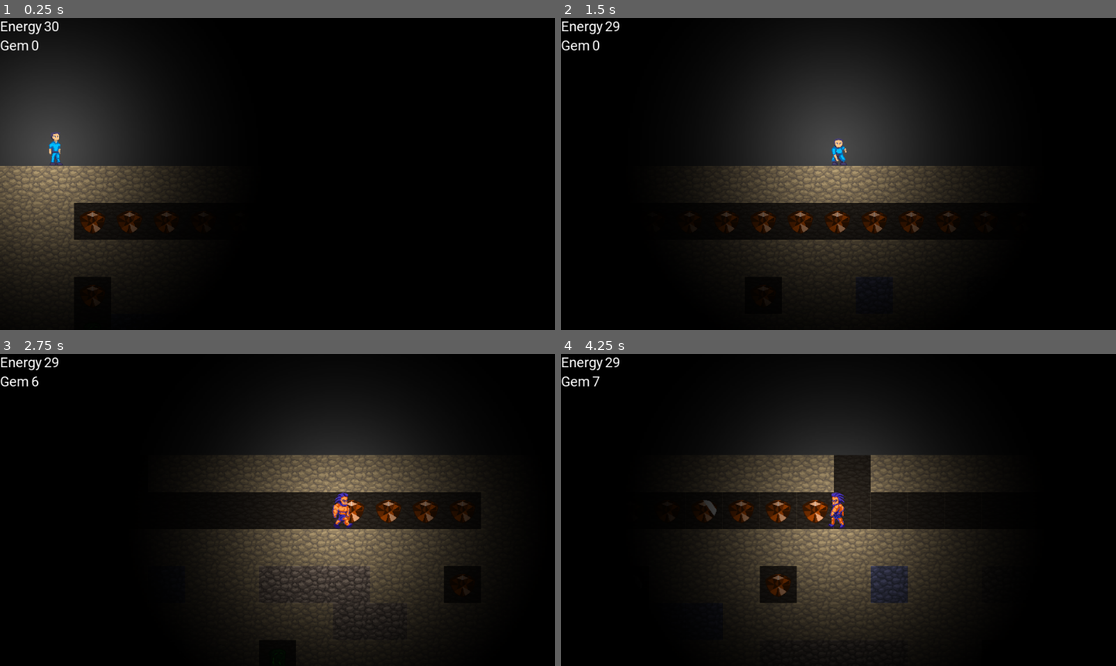
Above: before the commit, frames 1-4 (two rows, left to right).
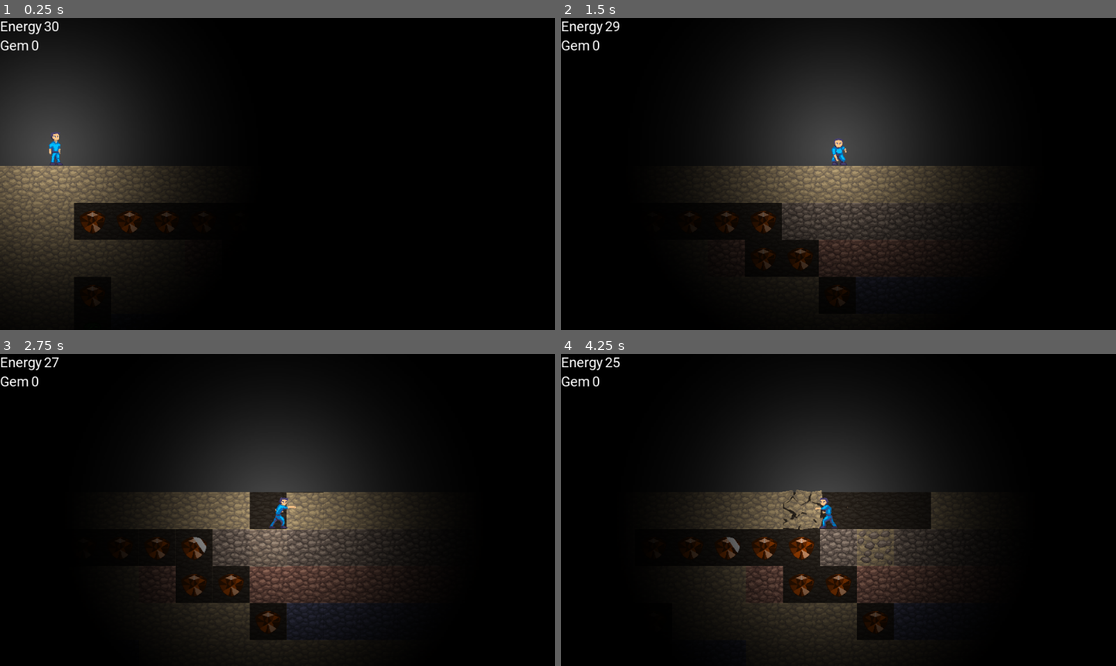
Above: after the commit, the same moments.

Repository: jusw85/ld48-godot
Game: Godot game, scene res://main.tscn
Same seed, same stepped clock (60 frames per second), same inputs: the game is played once before the commit and once after it.
Inputs:
- Up to frame 1 (0.25 s): no input
- Up to frame 2 (1.5 s): tap Enter at 0.5 s; hold Right (ui_right) 0.53-1.28 s; hold Down (ui_down) from 1.28 s (still down)
- Up to frame 3 (2.75 s): release Down (ui_down) at 2.03 s; hold Right (ui_right) from 2.03 s (still down)
- Up to frame 4 (4.25 s): release Right (ui_right) at 2.78 s; hold Up (ui_up) 2.78-3.53 s; hold Left (ui_left) from 3.53 s (still down)

The runs differ from the first frame. In frame 2, 3.4% of the frame differs, in the area x 33-71%, y 59-88%; in frame 3, 19%, in the area x 5-88%, y 1-99%; in frame 4, 14%.

Commit message:
Add punch strength

Diff:
--- a/level/level.tscn
+++ b/level/level.tscn
@@ -15,7 +15,7 @@
 [node name="TileMap" type="TileMap" parent="."]
 tile_set = ExtResource( 1 )
 format = 1
-tile_data = PoolIntArray( 0, 4, 1, 1, 4, 1, 2, 4, 1, 3, 4, 1 …(214 unchanged characters)…  1, 0, 65541, 1, 0, 65542, 1, 0, 65543, 1, 0, 65544, 1, 0, 65545, 1, 0, 65546, 1, 0, 65547, 1, 0, 65548, 1, 0, 65549, 1, 0, 65550, 1, 0, 65551, 1, 0, 65552, 1, 0, 65553, 1, 0, 65554, 4, 1, 65555, 4, 1, 131072, 4, 1, 131073, 4, 1, 131074, 4, 1, 131075, 4, 1, 131076, 4, 1, 131077, 4, 1, 131078, 4, 1, 131079, 4, 1, 131080, 4, 1, 131081, 4, 1, 131082, 4, 1, 131083, 4, 1, 131084, 4, 1, 131085, 4, 1, 131086, 4, 1, 131087, 4, 1, 131088, 4, 1, 131089, 4, 1, 131090, 4, 1, 131091, 4, 1, 196608, 4, 1, 196609, 4, 1, 196610, 1, 0, 196611, 4, 1, 196612, 4, 1, 196613, 4, 1, 196614, 1, 0, 196615, 4, 1, 196616, 4, 1, 196617, 4, 7, 196618, 4, 1, 196619, 4, 1, 196620, 4, 3, 196621, 4, 3, 196622, 4, 3, 196623, 4, 1, 196624, 4, 1, 196625, 1, 0, 196626, 4, …(8150 unchanged characters)…
+tile_data = PoolIntArray( 0, 4, 1, 1, 4, 1, 2, 4, 1, 3, 4, 1 …(214 unchanged characters)…  1, 0, 65541, 1, 0, 65542, 1, 0, 65543, 4, 3, 65544, 4, 3, 65545, 4, 3, 65546, 4, 3, 65547, 4, 3, 65548, 4, 3, 65549, 4, 3, 65550, 4, 1, 65551, 4, 1, 65552, 4, 1, 65553, 4, 1, 65554, 4, 1, 65555, 4, 1, 131072, 4, 1, 131073, 4, 1, 131074, 4, 1, 131075, 4, 1, 131076, 4, 1, 131077, 4, 5, 131078, 1, 0, 131079, 1, 0, 131080, 4, 5, 131081, 4, 5, 131082, 4, 5, 131083, 4, 5, 131084, 4, 5, 131085, 4, 5, 131086, 4, 1, 131087, 4, 1, 131088, 4, 1, 131089, 4, 1, 131090, 4, 1, 131091, 4, 1, 196608, 4, 1, 196609, 4, 1, 196610, 1, 0, 196611, 4, 1, 196612, 4, 1, 196613, 4, 1, 196614, 4, 1, 196615, 4, 1, 196616, 1, 0, 196617, 4, 7, 196618, 4, 7, 196619, 4, 7, 196620, 4, 7, 196621, 4, 7, 196622, 4, 7, 196623, 4, 7, 196624, 4, 1, 196625, 1, 0, 196626, 4, …(8150 unchanged characters)…
 
 [node name="LeftBounds" type="StaticBody2D" parent="."]
 
--- a/player/player.gd
+++ b/player/player.gd
@@ -17,6 +17,7 @@
 export var gravity := 500.0
 export var start_fuel := 30
 export var xp_to_level := [2, 4, 6]
+export var punch_strength := [1, 2, 3, 4]
 
 var fuel: int
 var gem := 0
@@ -181,7 +182,7 @@
 				rock_id == 3:
 				_spawn_rockbreak(tileinfo, rock_id)
 			var new_autotile = tileinfo.autotile_id
-			new_autotile.x -= 1
+			new_autotile.x -= punch_strength[xp_level]
 			tilemap.set_cell(tileinfo.grid_pos.x, tileinfo.grid_pos.y, \
 				tileinfo.tile_id, false, false, false, new_autotile)
 		return true
@@ -218,7 +219,7 @@
 				rock_id == 3:
 				_spawn_rockbreak(tileinfo, rock_id)
 			var new_autotile = tileinfo.autotile_id
-			new_autotile.x -= 1
+			new_autotile.x -= punch_strength[xp_level]
 			tilemap.set_cell(tileinfo.grid_pos.x, tileinfo.grid_pos.y, \
 				tileinfo.tile_id, false, false, false, new_autotile)
 		sprite.animation = "idle"
